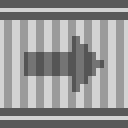
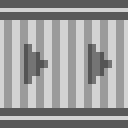
Comparing the layer stacks of the two w=128, h=128 images. Changes:
added layer "Layer 2 copy 2" (45%) above "Layer 2 copy" over [24, 44, 48, 84]
added layer "Layer 2 copy" (45%) above "Layer 2" over [88, 44, 112, 84]
hid "Layer 2" over [24, 36, 104, 92]
